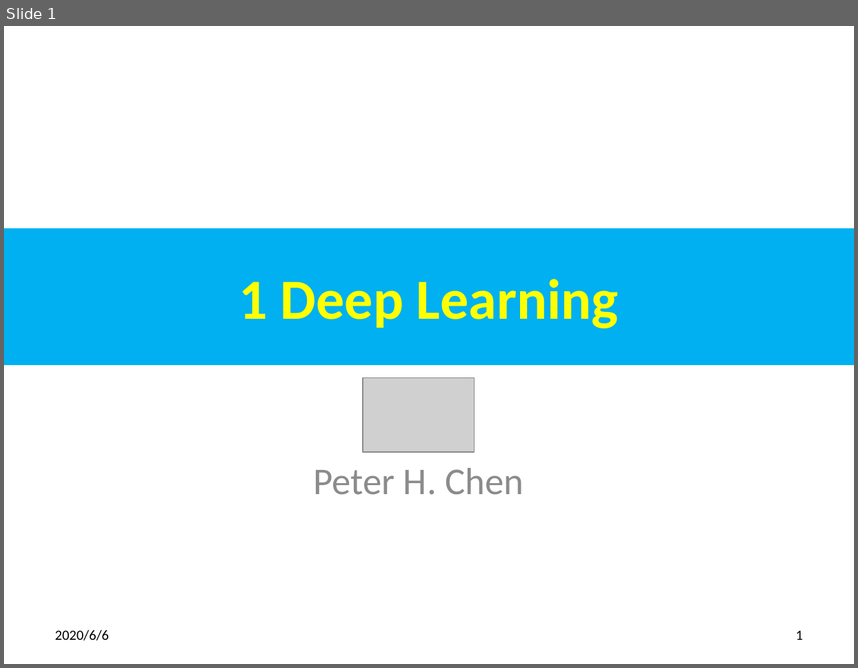
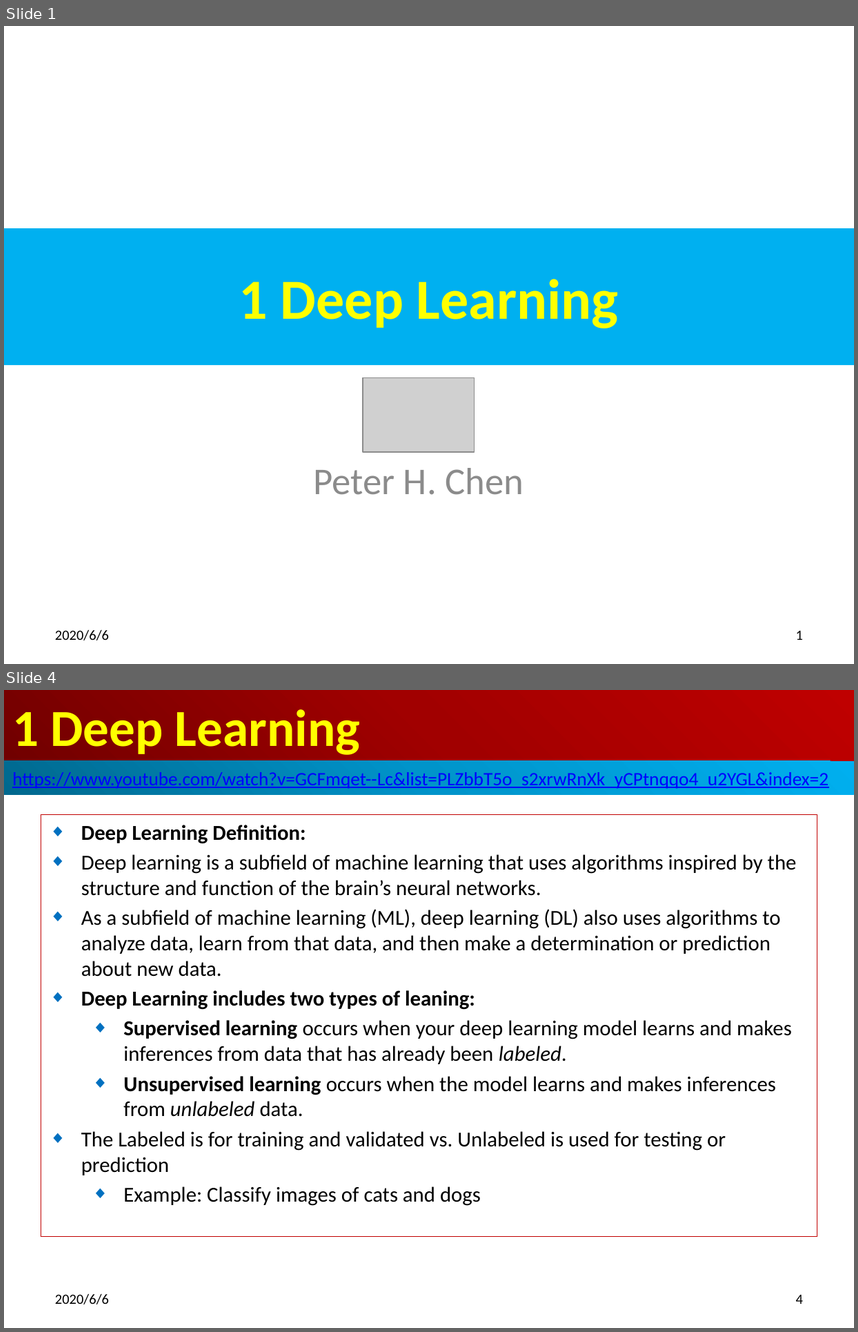
Before and after one commit to peterhchen/850_DeepLearningFundamental, a slide deck: 01_DeepLearning.pptx. Shown one above the other, each under a label of ours: slide 1 before the commit, slides 1 and 4 after it; the slides between them are not shown. The pictures are 858x668 and 858x1332 pixels, drawn with LibreOffice and Linux fonts; fonts in the diff are those of the drawing; grey boxes stand for pictures. Boxes give left, top, right and bottom in pixels: in the first picture for what was removed or moved away, otherwise in the second. Text is boxed around its words. In the diff, an @@ line names an element or a change of style, - is before the commit and + after.

```diff
--- a/01_DeepLearning.pptx
+++ b/01_DeepLearning.pptx
@@ slide 4 added at (x1=4, y1=690, x2=854, y2=1328), background #FFFFFF @@
@@ title added at (x1=4, y1=690, x2=854, y2=761), fill gradient #720000 to #A20000 to #C00000, 44 pt, text #FFFF00, bold @@
+1 Deep Learning
@@ rectangle added at (x1=4, y1=761, x2=854, y2=795), fill gradient #00688E to #0094CA to #00B0F0, 16 pt, text #0000FF, underline @@
+https://www.youtube.com/watch?v=GCFmqet--Lc&list=PLZbbT5o_s2xrwRnXk_yCPtnqqo4_u2YGL&index=2
@@ subtitle added at (x1=41, y1=815, x2=817, y2=1236), outline #C00000 0.75 pt, 18 pt, text #000000 @@
+◆ Deep Learning Definition:
+◆ Deep learning is a subfield of machine learning that uses algorithms inspired by the structure and function of the brain’s neural networks.
+◆ As a subfield of machine learning (ML), deep learning (DL) also uses algorithms to analyze data, learn from that data, and then make a determination or prediction about new data.
+◆ Deep Learning includes two types of leaning:
+  ◆ Supervised learning occurs when your deep learning model learns and makes inferences from data that has already been labeled.
+  ◆ Unsupervised learning occurs when the model learns and makes inferences from unlabeled data.
+◆ The Labeled is for training and validated vs. Unlabeled is used for testing or prediction
+  ◆ Example: Classify images of cats and dogs
@@ text added at (x1=55, y1=1293, x2=109, y2=1304), 12 pt, text #000000 @@
+2020/6/6
@@ page number added at (x1=796, y1=1294, x2=803, y2=1303), 12 pt, text #000000 @@
+4
```
Also in this commit, not shown: 1 slide changed, 3 other slides added.
